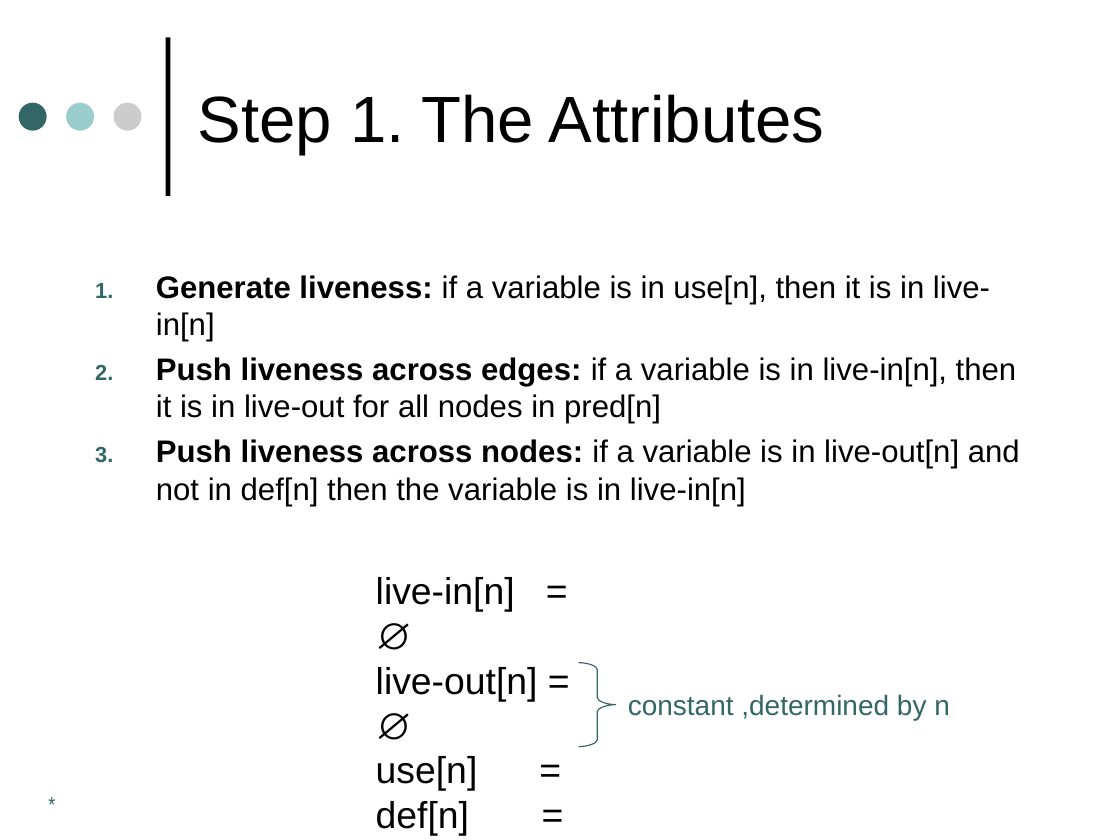
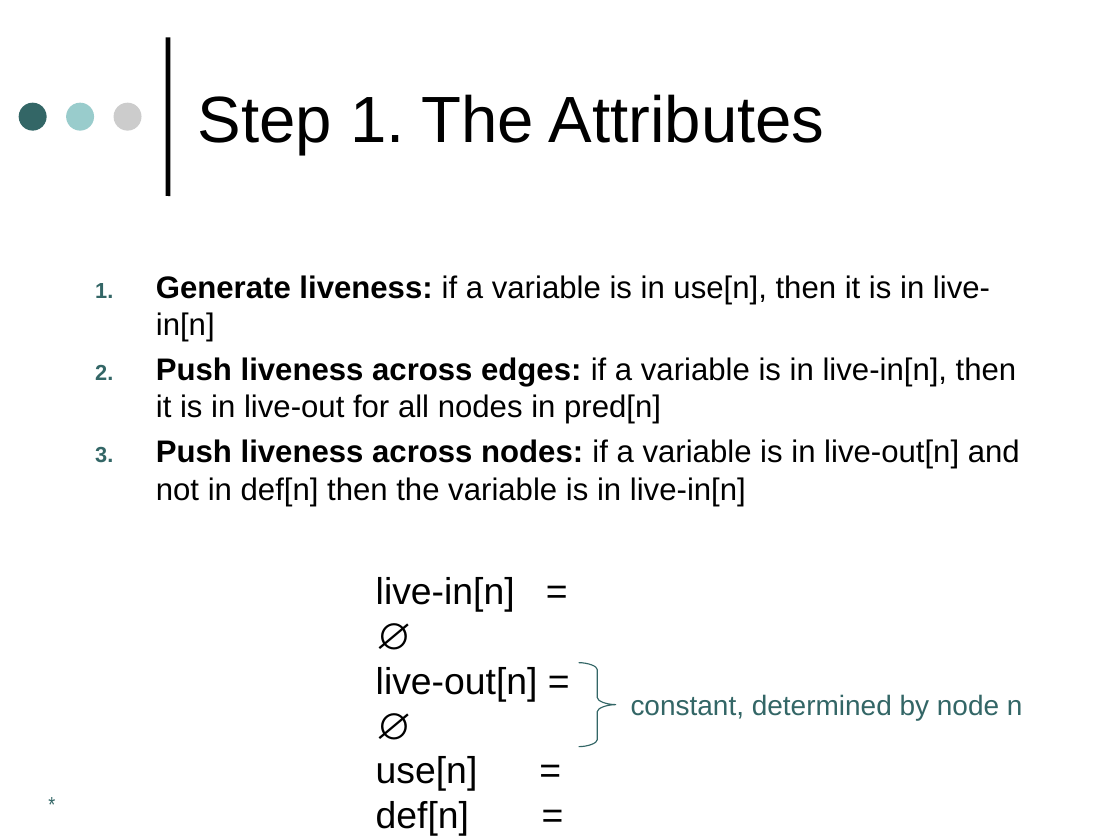
Before and after one commit to harrisonwl/harrisonwl.github.io, a slide deck: slide 31 of assets/courses/compilers/spring2017/slides/Data Flow Analysis 2.ppt. Drawn at 1120x840 pixels with LibreOffice and Linux fonts; fonts in the diff are those of the drawing. Boxes give left, top, right and bottom in pixels: in the first picture for what was removed or moved away, otherwise in the second. Text is boxed around its words. In the diff, an @@ line names an element or a change of style, - is before the commit and + after.

```diff
--- a/assets/courses/compilers/spring2017/slides/Data Flow Analysis 2.ppt
+++ b/assets/courses/compilers/spring2017/slides/Data Flow Analysis 2.ppt
@@ text at [631,694,1023,720]: text changed @@
-constant ,determined by n
+constant, determined by node n
```
Also in this commit, not shown: 4 other slides changed, 3 other files.
